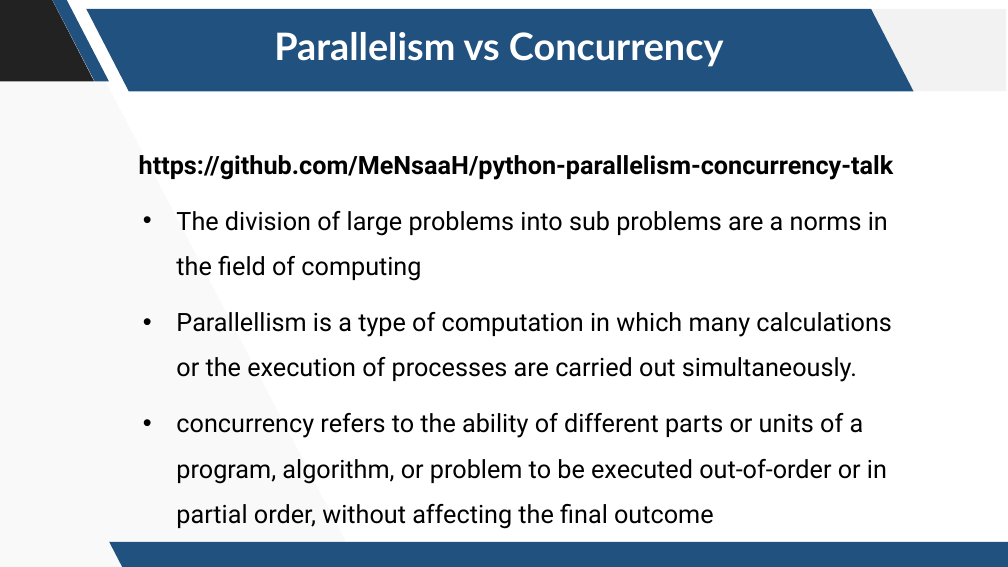
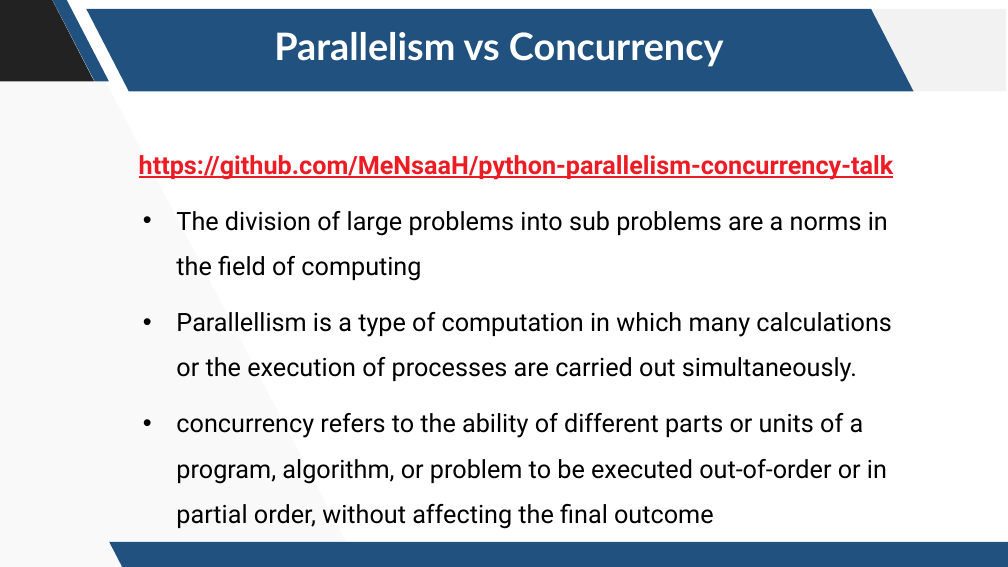
Before and after one commit to MeNsaaH/python-parallelism-concurrency-talk, a slide deck: slide 2 of Presentation.pptx. Drawn at 1008x567 pixels with LibreOffice and Linux fonts; fonts in the diff are those of the drawing; background and template pictures are left out. Boxes give left, top, right and bottom in pixels: in the first picture for what was removed or moved away, otherwise in the second. Text is boxed around its words. In the diff, an @@ line names an element or a change of style, - is before the commit and + after.

Commit message:
Updating Presentation File

```diff
--- a/Presentation.pptx
+++ b/Presentation.pptx
@@ text at [139,155,894,180]: text colour #000000 to #ED1C24, underline on in "https://github.com/MeNsaaH/python-parallelism-concurrency-ta ..." @@
```
